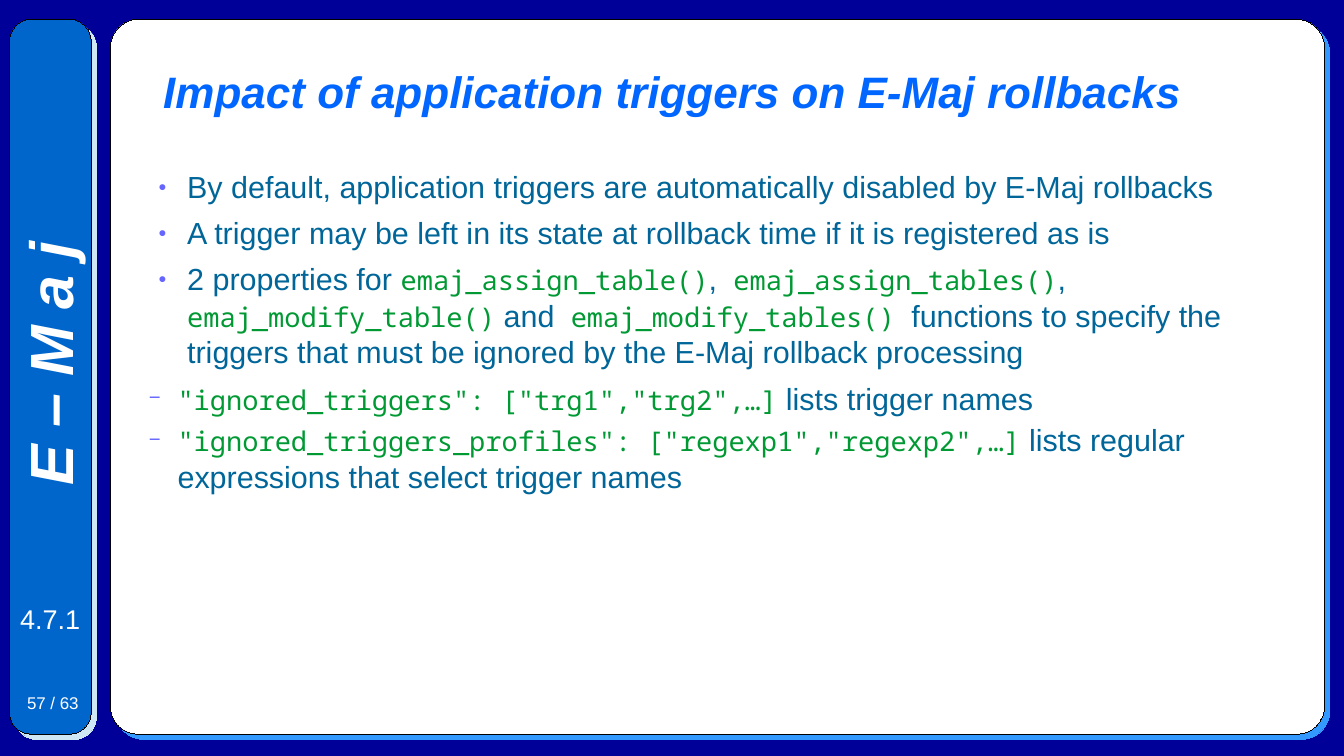
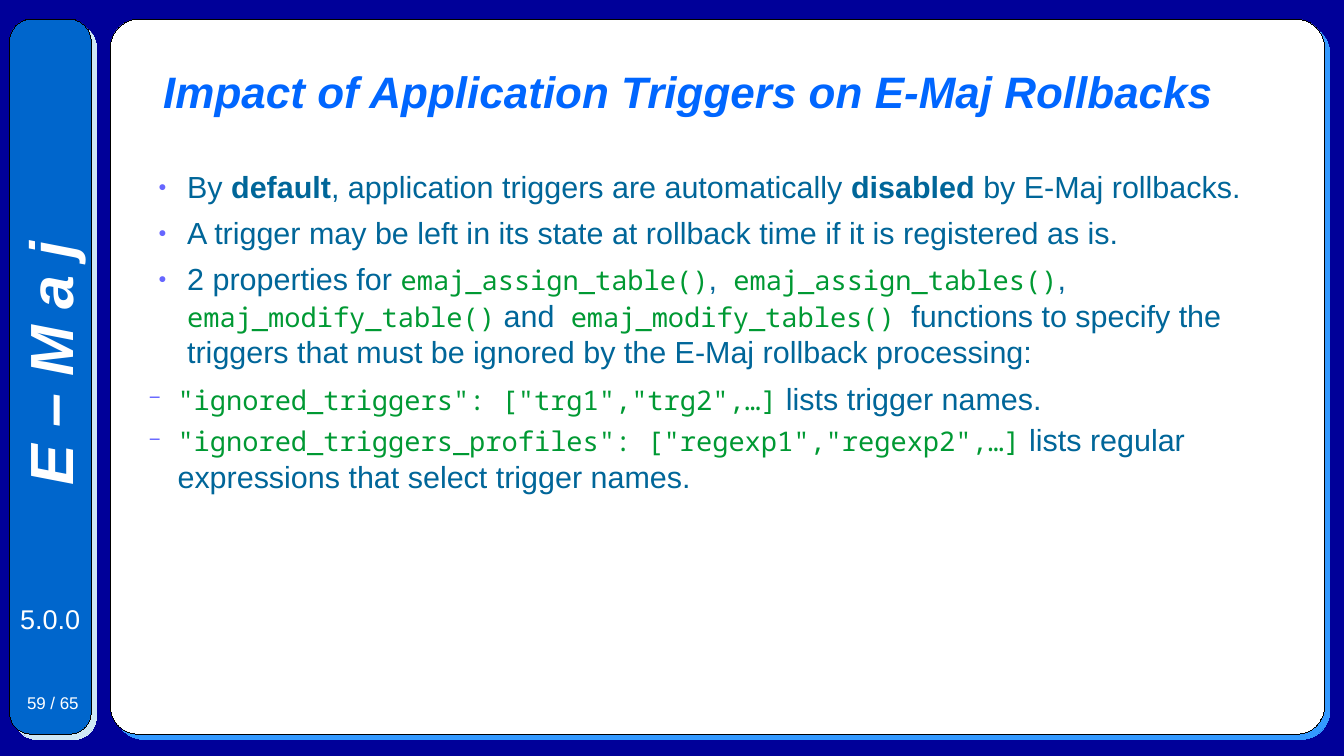
Before and after one commit to beaud76/emaj_doc, a slide deck: slide 59 of Emaj.devel_pres_en.odp (slide 57 before the commit). Drawn at 1344x756 pixels with LibreOffice and Linux fonts; fonts in the diff are those of the drawing. Boxes give left, top, right and bottom in pixels: in the first picture for what was removed or moved away, otherwise in the second. Text is boxed around its words. In the diff, an @@ line names an element or a change of style, - is before the commit and + after.

```diff
--- a/Emaj.devel_pres_en.odp
+++ b/Emaj.devel_pres_en.odp
@@ title at bbox=[163, 76, 1212, 117]: text changed @@
-Impact of application triggers on E-Maj rollbacks
+Impact of Application Triggers on E-Maj Rollbacks
@@ text at bbox=[178, 176, 1241, 493]: text changed @@
-● By default, application triggers are automatically disabled by E-Maj rollbacks
-● A trigger may be left in its state at rollback time if it is registered as is
-● 2 properties for emaj_assign_table(), emaj_assign_tables(), emaj_modify_table() and emaj_modify_tables() functions to specify the triggers that must be ignored by the E-Maj rollback processing
-  − "ignored_triggers": ["trg1","trg2",…] lists trigger names
-  − "ignored_triggers_profiles": ["regexp1","regexp2",…] lists regular expressions that select trigger names
+● By default, application triggers are automatically disabled by E-Maj rollbacks.
+● A trigger may be left in its state at rollback time if it is registered as is.
+● 2 properties for emaj_assign_table(), emaj_assign_tables(), emaj_modify_table() and emaj_modify_tables() functions to specify the triggers that must be ignored by the E-Maj rollback processing:
+  − "ignored_triggers": ["trg1","trg2",…] lists trigger names.
+  − "ignored_triggers_profiles": ["regexp1","regexp2",…] lists regular expressions that select trigger names.
@@ text at bbox=[20, 610, 80, 630]: text changed @@
-4.7.1
+5.0.0
@@ page number at bbox=[27, 697, 79, 709]: text changed @@
-57 / 63
+59 / 65
```
Also in this commit, not shown: 60 other slides changed, 4 slides added, 2 slides removed, 7 other files.
